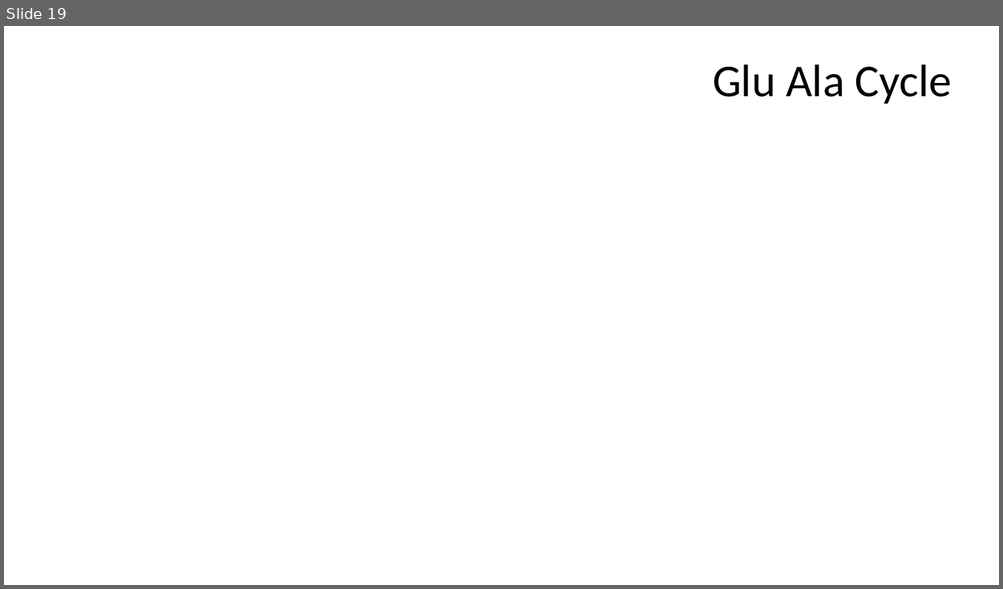
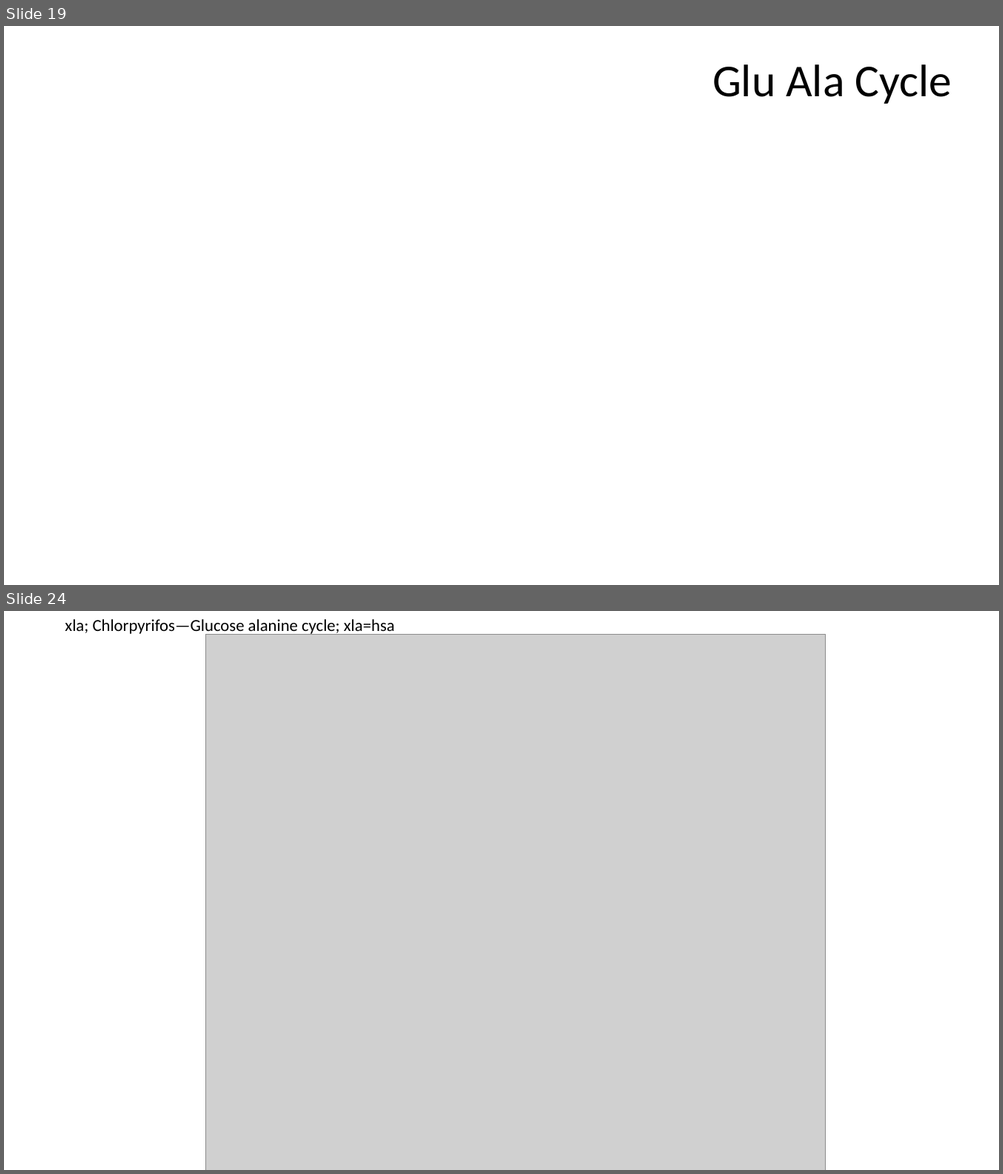
Before and after one commit to amphibian-exeff/vanmeter_salamander_exposures, a slide deck: pptx/vanmeter_salamander_exposures.pptx. Shown one above the other, each under a label of ours: slide 19 before the commit, slides 19 and 24 after it; the slides between them are not shown. The pictures are 1003x589 and 1003x1174 pixels, drawn with LibreOffice and Linux fonts; fonts in the diff are those of the drawing; grey boxes stand for pictures. Boxes give left, top, right and bottom in pixels: in the first picture for what was removed or moved away, otherwise in the second. Text is boxed around its words. In the diff, an @@ line names an element or a change of style, - is before the commit and + after.

```diff
--- a/pptx/vanmeter_salamander_exposures.pptx
+++ b/pptx/vanmeter_salamander_exposures.pptx
@@ slide 24 added at <box>4,611,999,1170</box>, background #FFFFFF @@
@@ title added at <box>65,619,395,636</box>, 16.2 pt, text #000000 @@
+xla; Chlorpyrifos—Glucose alanine cycle; xla=hsa
@@ picture added at <box>205,634,825,1170</box> @@
```
Also in this commit, not shown: 9 other slides added, 10 other files.
